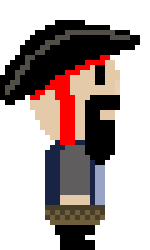
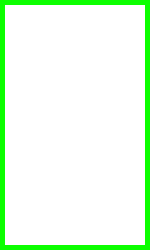
Layered file, before and after one edit (150×250). Changes by layer:
hid group "Side" (10 layers) over [0, 0, 150, 250]
painted on "Layer 2 copy 2" over [40, 60, 115, 115]
renamed "Background" to "Layer 8", painted on it over [0, 0, 150, 250]
